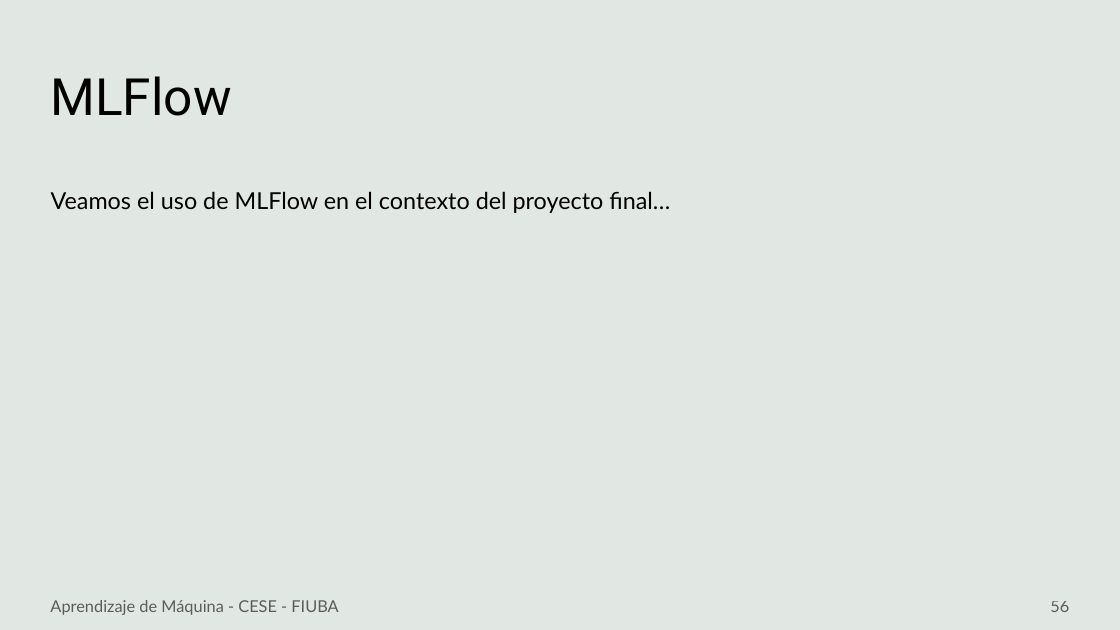
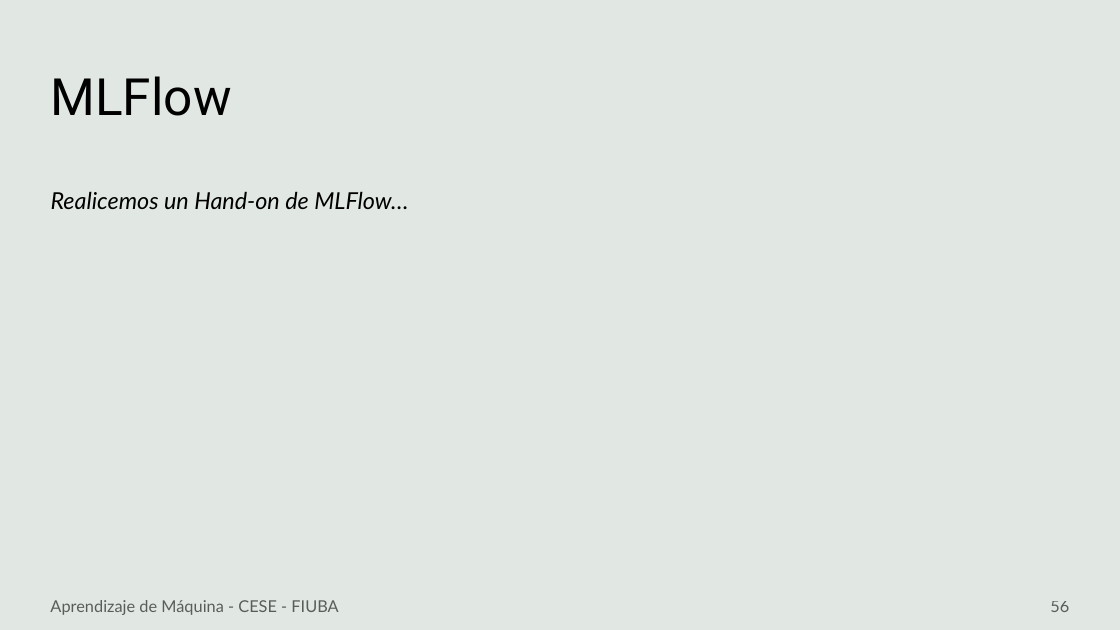
Before and after one commit to FIUBA-Posgrado-Inteligencia-Artificial/aprendizaje_maquina_II, a slide deck: slide 56 of clase3/teoria/clase3.pptx. Drawn at 1120x630 pixels with LibreOffice and Linux fonts; fonts in the diff are those of the drawing; background and template pictures are left out. Boxes give left, top, right and bottom in pixels: in the first picture for what was removed or moved away, otherwise in the second. Text is boxed around its words. In the diff, an @@ line names an element or a change of style, - is before the commit and + after.

```diff
--- a/clase3/teoria/clase3.pptx
+++ b/clase3/teoria/clase3.pptx
@@ text at <box>51,191,408,209</box>: text changed; italic on @@
-Veamos el uso de MLFlow en el contexto del proyecto final…
+Realicemos un Hand-on de MLFlow…
```
Also in this commit, not shown: 1 other slide changed, 6 other files.
